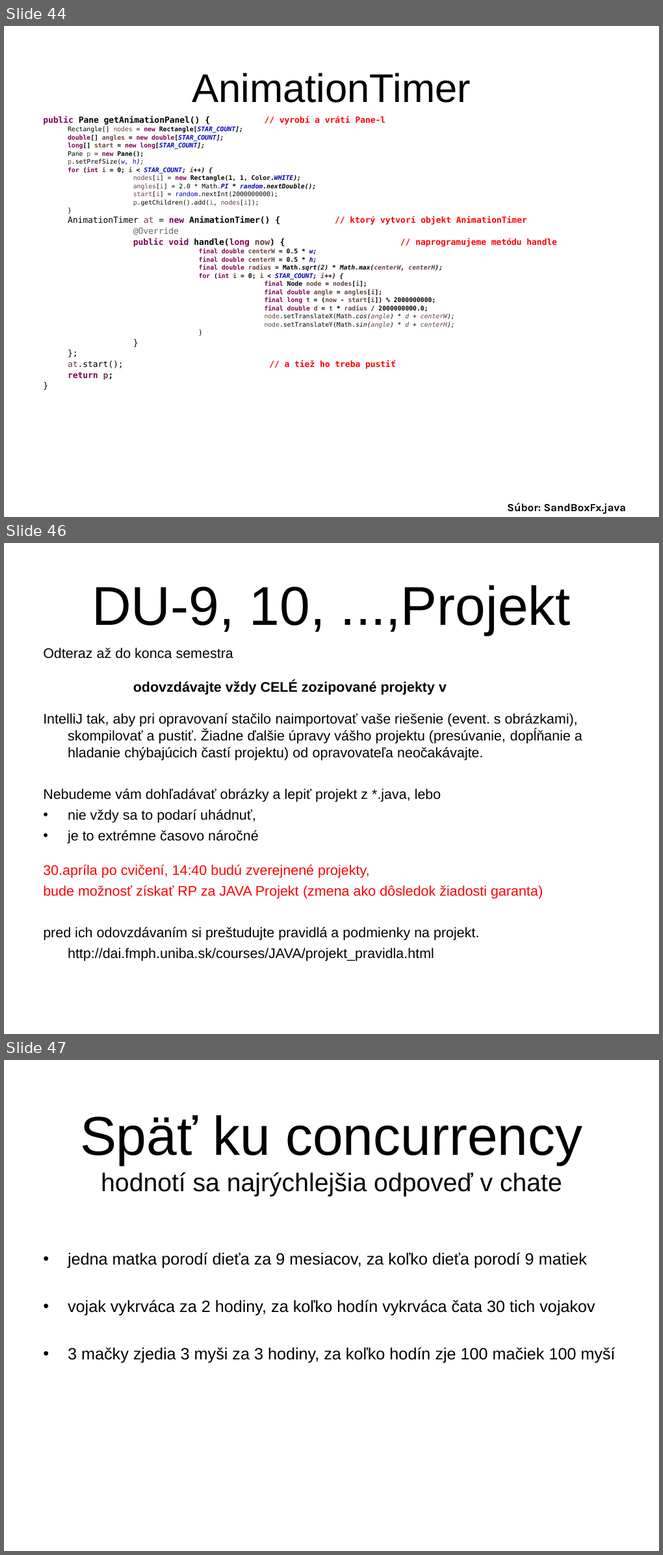
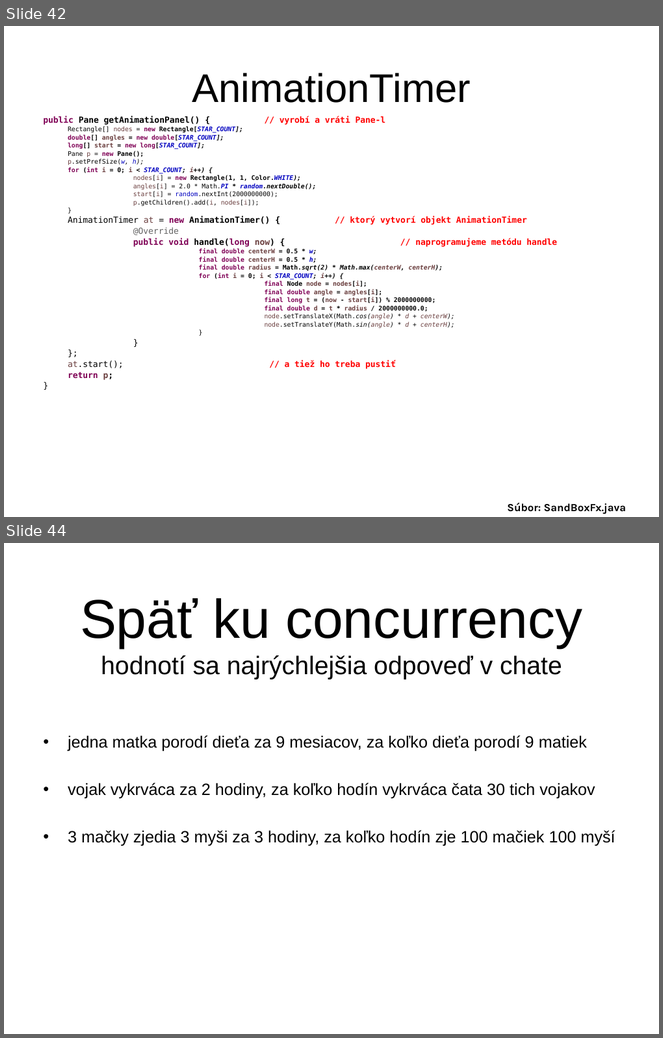
Before and after one commit to Programovanie4/Prednasky, a slide deck: 09/09_java.ppt. Shown one above the other, each under a label of ours: slides 44, 46 and 47 before the commit, slides 42 and 44 after it; the slides between them are not shown. The pictures are 663x1555 and 663x1038 pixels, drawn with LibreOffice and Linux fonts; fonts in the diff are those of the drawing. Boxes give left, top, right and bottom in pixels: in the first picture for what was removed or moved away, otherwise in the second. Text is boxed around its words. In the diff, an @@ line names an element or a change of style, - is before the commit and + after.

```diff
--- a/09/09_java.ppt
+++ b/09/09_java.ppt
@@ slide 46 removed at (4, 543, 659, 1034), background #FFFFFF @@
@@ title removed at (92, 585, 571, 635) @@
-DU-9, 10, ...,Projekt
@@ text removed at (43, 648, 582, 962) @@
-Odteraz až do konca semestra
-odovzdávajte vždy CELÉ zozipované projekty v
-IntelliJ tak, aby pri opravovaní stačilo naimportovať vaše riešenie (event. s obrázkami), skompilovať a pustiť. Žiadne ďalšie úpravy vášho projektu (presúvanie, dopĺňanie a hladanie chýbajúcich častí projektu) od opravovateľa neočakávajte.
-Nebudeme vám dohľadávať obrázky a lepiť projekt z *.java, lebo
-• nie vždy sa to podarí uhádnuť,
-• je to extrémne časovo náročné
-30.apríla po cvičení, 14:40 budú zverejnené projekty,
-bude možnosť získať RP za JAVA Projekt (zmena ako dôsledok žiadosti garanta)
-pred ich odovzdávaním si preštudujte pravidlá a podmienky na projekt.
-http://dai.fmph.uniba.sk/courses/JAVA/projekt_pravidla.html
@@ what was slide 44 is now slide 42 @@
@@ what was slide 47 is now slide 44 @@
```
Also in this commit, not shown: 2 slides changed, 2 other slides removed, 1 other file.
